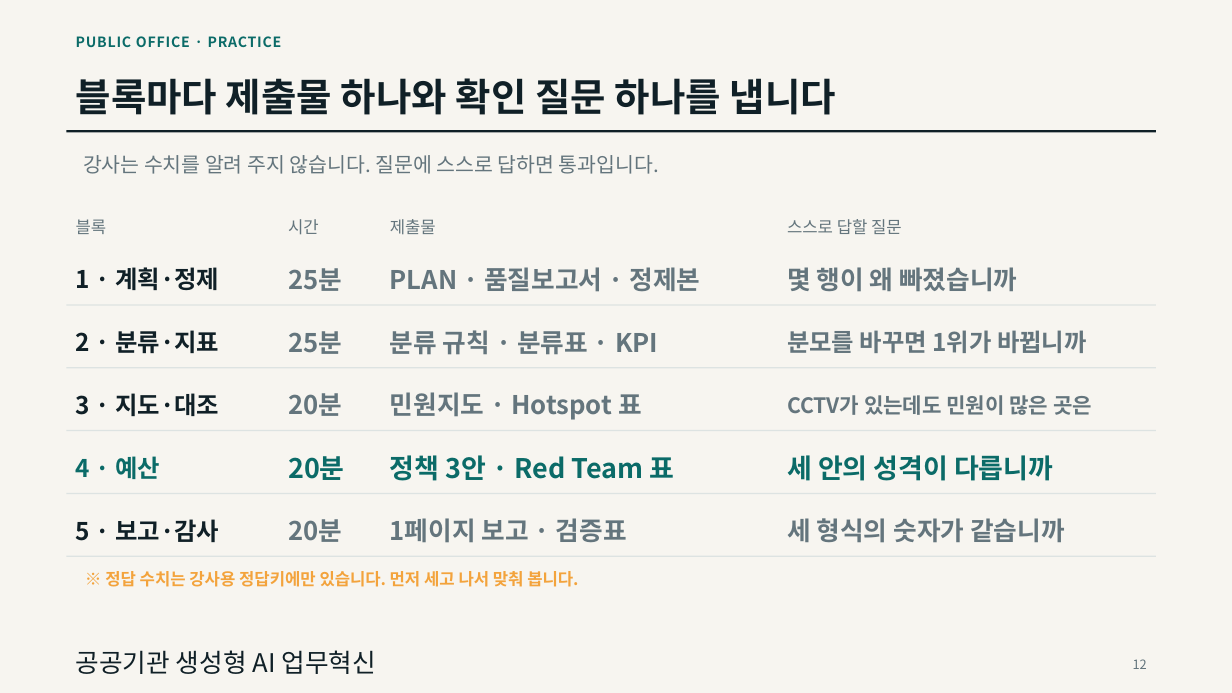
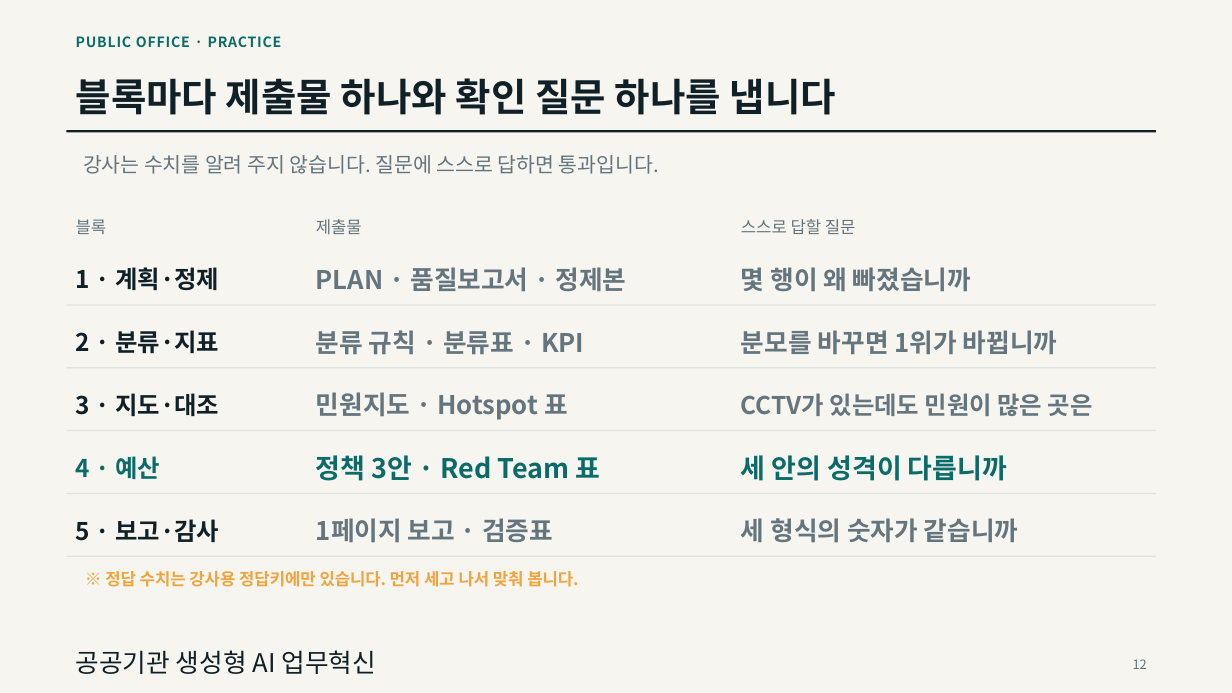
Before and after one commit to keerhee/gh-genai-ax-2day, a slide deck: slide 12 of 공공기관 생성형 AI 과정/session2/PublicOffice_GenAI_Practice_Round.pptx. Drawn at 1232x693 pixels with LibreOffice and Linux fonts; fonts in the diff are those of the drawing. Boxes give left, top, right and bottom in pixels: in the first picture for what was removed or moved away, otherwise in the second. Text is boxed around its words. In the diff, an @@ line names an element or a change of style, - is before the commit and + after.

```diff
--- a/공공기관 생성형 AI 과정/session2/PublicOffice_GenAI_Practice_Round.pptx
+++ b/공공기관 생성형 AI 과정/session2/PublicOffice_GenAI_Practice_Round.pptx
@@ text removed at [288,219,319,235] @@
-시간
@@ text "제출물": place and size @@
-text "제출물" at [390,219,436,235]
+text "제출물" at [316,219,362,235]
@@ text "스스로 답할 질문": place and size @@
-text "스스로 답할 질문" at [787,219,902,234]
+text "스스로 답할 질문" at [741,219,856,234]
@@ text removed at [288,268,342,291] @@
-25분
@@ text "PLAN · 품질보고서 · 정제본": place and size @@
-text "PLAN · 품질보고서 · 정제본" at [390,267,701,292]
+text "PLAN · 품질보고서 · 정제본" at [316,267,627,292]
@@ text "몇 행이 왜 빠졌습니까": place and size @@
-text "몇 행이 왜 빠졌습니까" at [787,267,1017,292]
+text "몇 행이 왜 빠졌습니까" at [741,267,971,292]
@@ text "분류 규칙 · 분류표 · ...": place and size @@
-text "분류 규칙 · 분류표 · ..." at [390,330,658,355]
+text "분류 규칙 · 분류표 · ..." at [316,330,584,355]
@@ text "분모를 바꾸면 1위가 바뀝니까": place and size @@
-text "분모를 바꾸면 1위가 바뀝니까" at [787,330,1087,353]
+text "분모를 바꾸면 1위가 바뀝니까" at [741,330,1058,355]
@@ text "분모를 바꾸면 1위가 바뀝니까" at [741,330,1058,355]: size 19 to 20 pt @@
@@ text removed at [288,331,342,354] @@
-25분
@@ text "민원지도 · Hotspot 표": place and size @@
-text "민원지도 · Hotspot 표" at [390,392,642,420]
+text "민원지도 · Hotspot 표" at [316,392,568,420]
@@ text "CCTV가 있는데도 민원이 많은 곳은": place and size @@
-text "CCTV가 있는데도 민원이 많은 곳은" at [787,395,1092,415]
+text "CCTV가 있는데도 민원이 많은 곳은" at [741,393,1093,416]
@@ text "CCTV가 있는데도 민원이 많은 곳은" at [741,393,1093,416]: size 16.5 to 19 pt @@
@@ text removed at [288,393,342,416] @@
-20분
@@ text "정책 3안 · Red Team ...": place and size @@
-text "정책 3안 · Red Team ..." at [390,455,674,481]
+text "정책 3안 · Red Team ..." at [316,455,601,481]
@@ text "세 안의 성격이 다릅니까": place and size @@
-text "세 안의 성격이 다릅니까" at [787,455,1053,481]
+text "세 안의 성격이 다릅니까" at [741,455,1007,481]
@@ text removed at [288,456,345,480] @@
-20분
@@ text "1페이지 보고 · 검증표": place and size @@
-text "1페이지 보고 · 검증표" at [390,518,627,543]
+text "1페이지 보고 · 검증표" at [316,518,553,543]
@@ text "세 형식의 숫자가 같습니까": place and size @@
-text "세 형식의 숫자가 같습니까" at [787,518,1065,543]
+text "세 형식의 숫자가 같습니까" at [741,518,1019,543]
@@ text removed at [288,519,342,542] @@
-20분
```
Also in this commit, not shown: 9 other slides changed, 4 other files.
